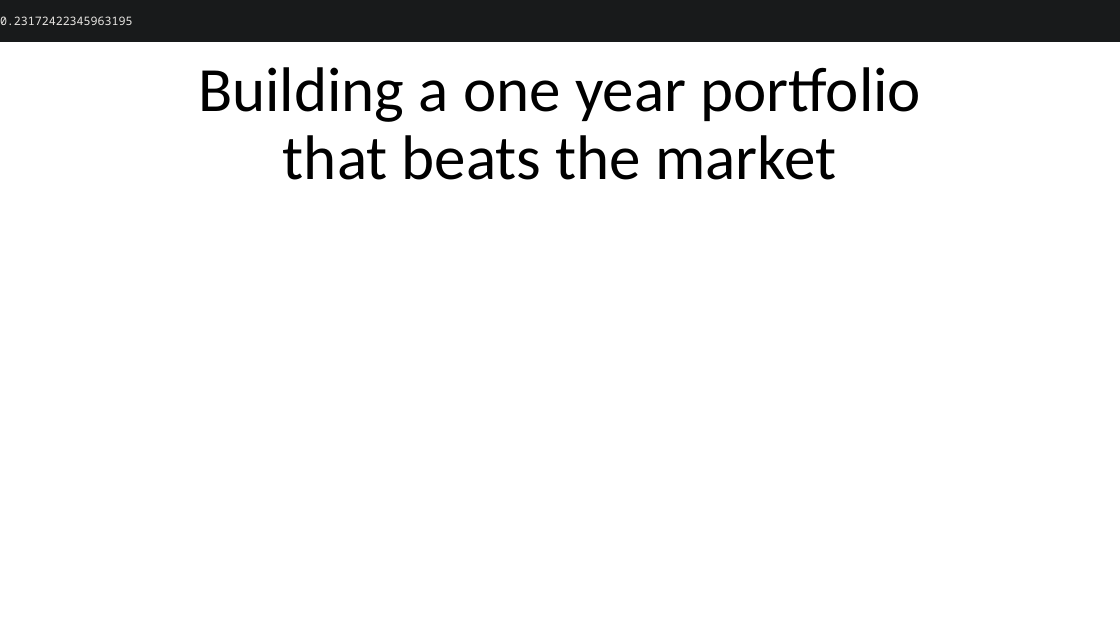
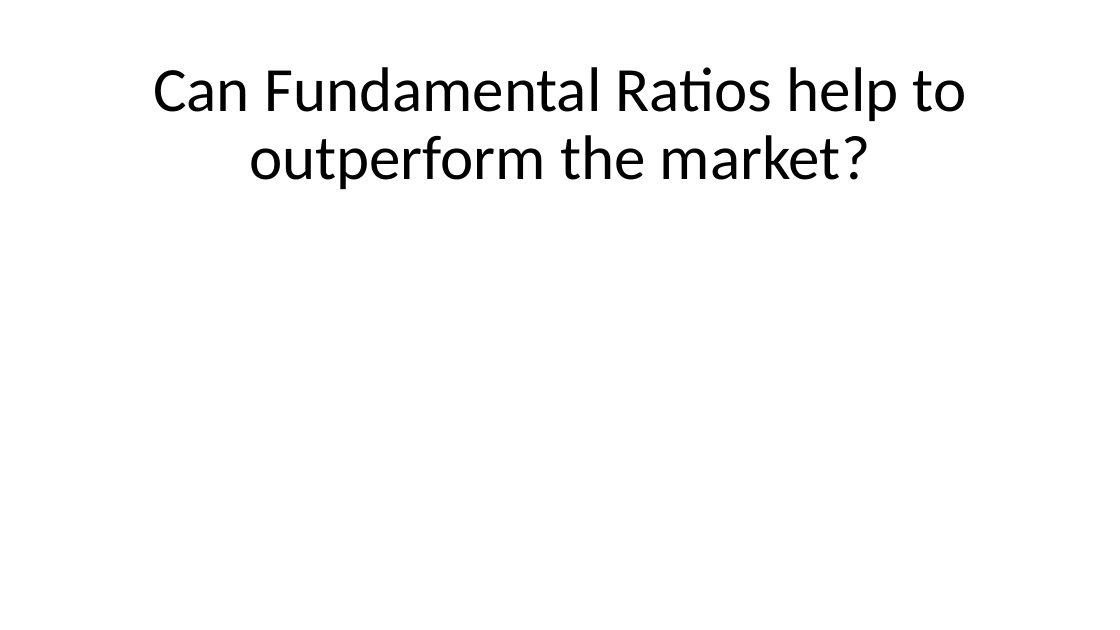
Before and after one commit to ethan-eplee/PortfolioThatBeatsTheMarket, a slide deck: slide 1 of Building a portfolio that beats the market.pptx. Drawn at 1120x630 pixels with LibreOffice and Linux fonts; fonts in the diff are those of the drawing. Boxes give left, top, right and bottom in pixels: in the first picture for what was removed or moved away, otherwise in the second. Text is boxed around its words. In the diff, an @@ line names an element or a change of style, - is before the commit and + after.

```diff
--- a/Building a portfolio that beats the market.pptx
+++ b/Building a portfolio that beats the market.pptx
@@ rectangle removed at (0, 0, 1120, 42) @@
-0.23172422345963195
@@ title at (153, 67, 967, 189): text changed @@
-Building a one year portfolio that beats the market
+Can Fundamental Ratios help to outperform the market?
```
Also in this commit, not shown: 1 other slide changed, 4 other files.
